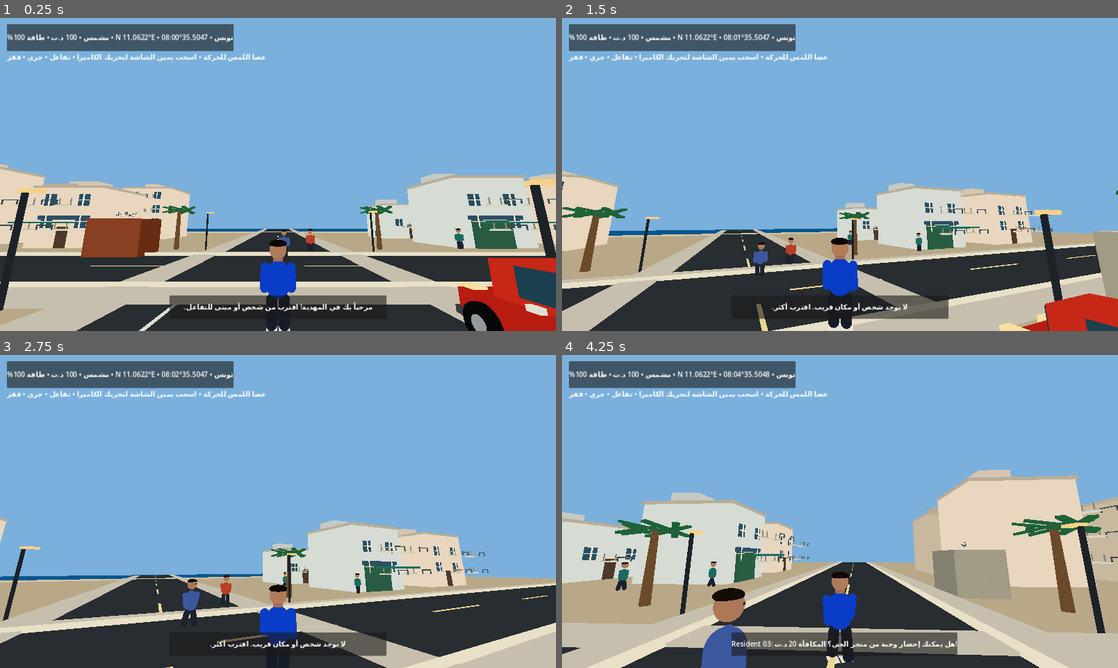
Above: before the commit, frames 1-4 (two rows, left to right).
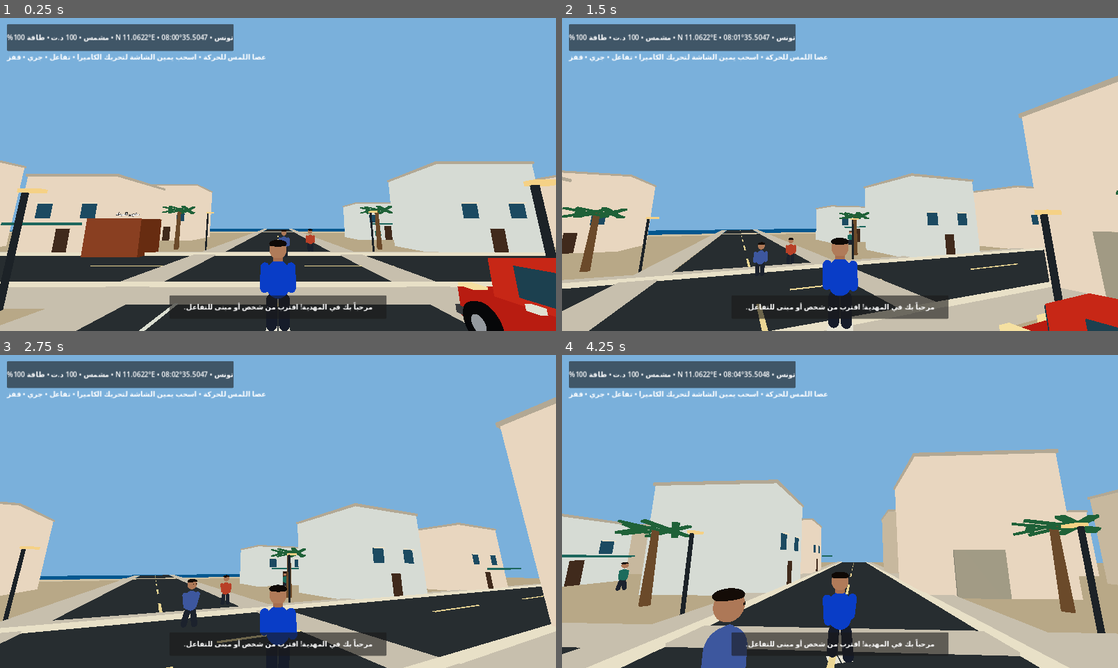
Above: after the commit, the same moments.

Repository: stevennpllk-crypto/REAL-LIFE-MAHDIA
Game: Godot game, scene res://scenes/Main.tscn
Two runs of this game, one before a commit and one after it. Both use one fixed random seed, a clock stepped at 60 frames per second and the inputs below.
Inputs (mouse positions are in pixels of both pictures, inside the frame that each line leads up to):
- Up to frame 1 (0.25 s): no input
- Up to frame 2 (1.5 s): tap Enter at 0.5 s; move the mouse to (867, 174) at 0.52 s; hold W (move_forward) from 0.53 s (still down); tap E (interact) at 0.6 s; tap Space (jump) at 0.77 s; move the mouse to (812, 174) at 1.27 s; tap Shift (run) at 1.35 s
- Up to frame 3 (2.75 s): keep holding W (move_forward); tap Space (jump) at 1.52 s; move the mouse to (289, 505) at 2.02 s; tap E (interact) at 2.1 s
- Up to frame 4 (4.25 s): keep holding W (move_forward); move the mouse to (834, 517) at 2.77 s; tap Shift (run) at 2.85 s; tap Space (jump) at 3.02, 3.77 s; move the mouse to (878, 514) at 3.52 s; tap E (interact) at 3.6 s

The runs differ from the first frame. In frame 1, 6.8% of the frame differs, in the area x 0-100%, y 45-75%; in frame 2, 14%, in the area x 0-100%, y 18-94%; in frame 3, 12%; in frame 4, 14%.
Error after the commit: Invalid access to property or key 'message_changed' on a base object of type 'Nil'. (res://scripts/main.gd:277)

Commit message:
Show playable world immediately and optimize mobile city geometry

Diff:
--- a/scripts/main.gd
+++ b/scripts/main.gd
@@ -28,15 +28,17 @@
 func _ready() -> void:
 	randomize()
 	_build_environment()
-	# Yield immediately so Android can present the first rendered frame instead of
-	# keeping the native Godot splash visible during world generation.
+	# Bring up a playable camera and HUD before constructing decorative city blocks.
+	# This guarantees that even a slow phone can present a real game frame quickly.
+	_spawn_player()
+	_build_hud()
+	print("MAHDIA_PLAYER_READY")
 	await get_tree().process_frame
 	await _build_town()
-	_spawn_player()
+	print("MAHDIA_TOWN_READY")
 	_spawn_residents()
 	_spawn_vehicle()
 	_setup_systems()
-	_build_hud()
 	print("MAHDIA_WORLD_READY")
 
 func _material(color: Color, roughness := 0.88) -> StandardMaterial3D:
@@ -122,10 +124,10 @@
 		Color(0.78, 0.72, 0.62), Color(0.84, 0.86, 0.83),
 		Color(0.91, 0.84, 0.75)
 	]
-	for i in range(6):
-		for j in range(5):
-			var x := float(i) * 15.0 - 37.5
-			var z := float(j) * 15.0 - 30.0
+	for i in range(5):
+		for j in range(4):
+			var x := float(i) * 17.0 - 34.0
+			var z := float(j) * 18.0 - 27.0
 			if absf(x) < 9.0 or absf(z) < 9.0:
 				continue
 			var height := randf_range(5.5, 9.0)
@@ -146,43 +148,23 @@
 	_create_street_lamp(Vector3(8, 0, -6.5))
 
 func _create_building(origin: Vector3, size: Vector3, wall_color: Color, seed_value: int) -> void:
+	# Keep each building intentionally lightweight: one body, one roof, one door,
+	# and a small number of windows. The previous facade generated hundreds of
+	# tiny mesh nodes and delayed first-frame rendering on mobile GPUs.
 	var building := StaticBody3D.new()
 	building.position = origin
 	var w := size.x
 	var h := size.y
 	var d := size.z
 	_box(building, size, Vector3(0, h * 0.5, 0), wall_color)
-	# Roof rim and a small rooftop room break up the plain box silhouette.
-	_box(building, Vector3(w + 0.25, 0.28, d + 0.25), Vector3(0, h + 0.12, 0), Color(0.72, 0.68, 0.59))
-	_box(building, Vector3(w * 0.34, 1.15, d * 0.32), Vector3(-w * 0.18, h + 0.82, -d * 0.16), wall_color.darkened(0.08))
-	# Front entrance.
-	_box(building, Vector3(1.15, 2.15, 0.10), Vector3(0, 1.08, d * 0.501), Color(0.30, 0.22, 0.17))
-	_box(building, Vector3(1.32, 0.14, 0.18), Vector3(0, 2.22, d * 0.51), Color(0.92, 0.85, 0.70))
-	# Recessed-looking windows with dark glass and light frames.
-	var window_rows := maxi(1, int(h / 2.5))
-	for row in range(window_rows):
-		var y := 2.65 + float(row) * 2.25
-		if y > h - 0.7:
-			continue
-		for col in range(2):
-			var wx := (float(col) - 0.5) * w * 0.48
-			if absf(wx) < 0.9:
-				continue
-			_box(building, Vector3(1.15, 1.25, 0.09), Vector3(wx, y, d * 0.505), Color(0.16, 0.31, 0.39))
-			_box(building, Vector3(1.28, 0.09, 0.12), Vector3(wx, y, d * 0.52), Color(0.94, 0.90, 0.80))
-			_box(building, Vector3(0.09, 1.32, 0.12), Vector3(wx, y, d * 0.52), Color(0.94, 0.90, 0.80))
-			_box(building, Vector3(1.25, 0.12, 0.65), Vector3(wx, y - 0.73, d * 0.78), Color(0.74, 0.72, 0.66))
-			_box(building, Vector3(0.08, 0.65, 0.08), Vector3(wx - 0.55, y - 0.35, d * 0.78), Color(0.55, 0.53, 0.48))
-			_box(building, Vector3(0.08, 0.65, 0.08), Vector3(wx + 0.55, y - 0.35, d * 0.78), Color(0.55, 0.53, 0.48))
-			_box(building, Vector3(1.55, 0.12, 0.72), Vector3(wx, y - 0.78, d * 0.78), Color(0.86, 0.83, 0.75))
-			_box(building, Vector3(1.45, 0.08, 0.08), Vector3(wx, y - 0.35, d * 0.98), Color(0.24, 0.29, 0.30))
-			_box(building, Vector3(0.08, 0.42, 0.08), Vector3(wx - 0.68, y - 0.56, d * 0.98), Color(0.24, 0.29, 0.30))
-			_box(building, Vector3(0.08, 0.42, 0.08), Vector3(wx + 0.68, y - 0.56, d * 0.98), Color(0.24, 0.29, 0.30))
+	_box(building, Vector3(w + 0.2, 0.22, d + 0.2), Vector3(0, h + 0.11, 0), Color(0.70, 0.66, 0.58))
+	_box(building, Vector3(1.05, 2.05, 0.10), Vector3(0, 1.03, d * 0.501), Color(0.25, 0.17, 0.12))
+	for col in range(2):
+		var wx := (float(col) - 0.5) * w * 0.48
+		_box(building, Vector3(1.15, 1.15, 0.08), Vector3(wx, minf(3.45, h * 0.58), d * 0.505), Color(0.12, 0.29, 0.38))
+		_box(building, Vector3(1.28, 0.09, 0.12), Vector3(wx, minf(4.05, h * 0.58 + 0.62), d * 0.52), Color(0.92, 0.88, 0.78))
 	if seed_value % 3 == 0:
-		_box(building, Vector3(w * 0.72, 0.18, 1.15), Vector3(0, 2.55, d * 0.78), Color(0.12, 0.43, 0.39))
-		_box(building, Vector3(w * 0.72, 0.42, 0.12), Vector3(0, 3.05, d * 0.51), Color(0.18, 0.31, 0.39))
-	else:
-		_box(building, Vector3(1.55, 0.16, 0.34), Vector3(0, 2.28, d * 0.68), Color(0.72, 0.42, 0.22))
+		_box(building, Vector3(w * 0.66, 0.18, 0.9), Vector3(0, 2.42, d * 0.72), Color(0.12, 0.40, 0.36))
 	var collision := CollisionShape3D.new()
 	var shape := BoxShape3D.new()
 	shape.size = size
